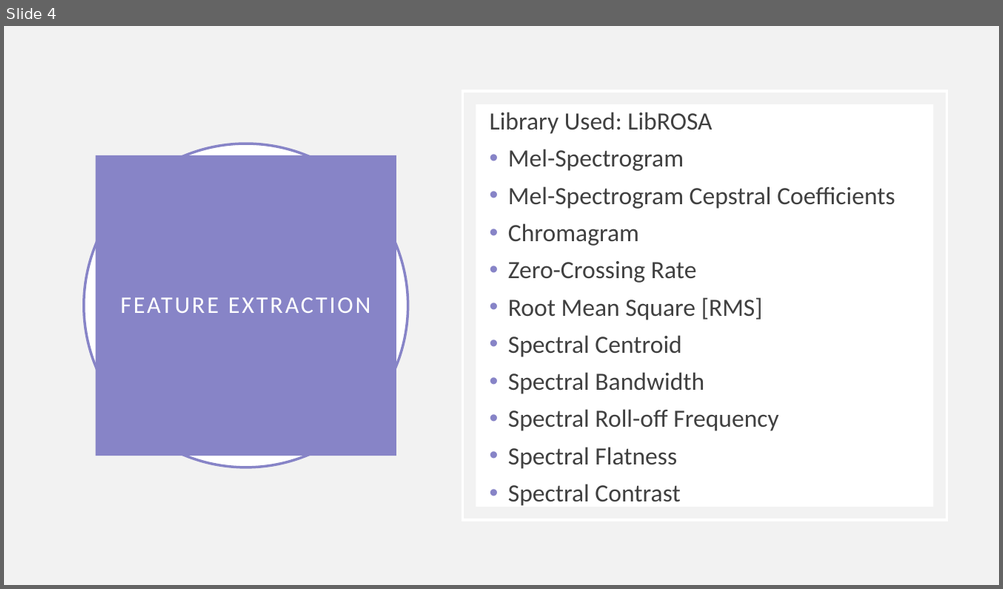
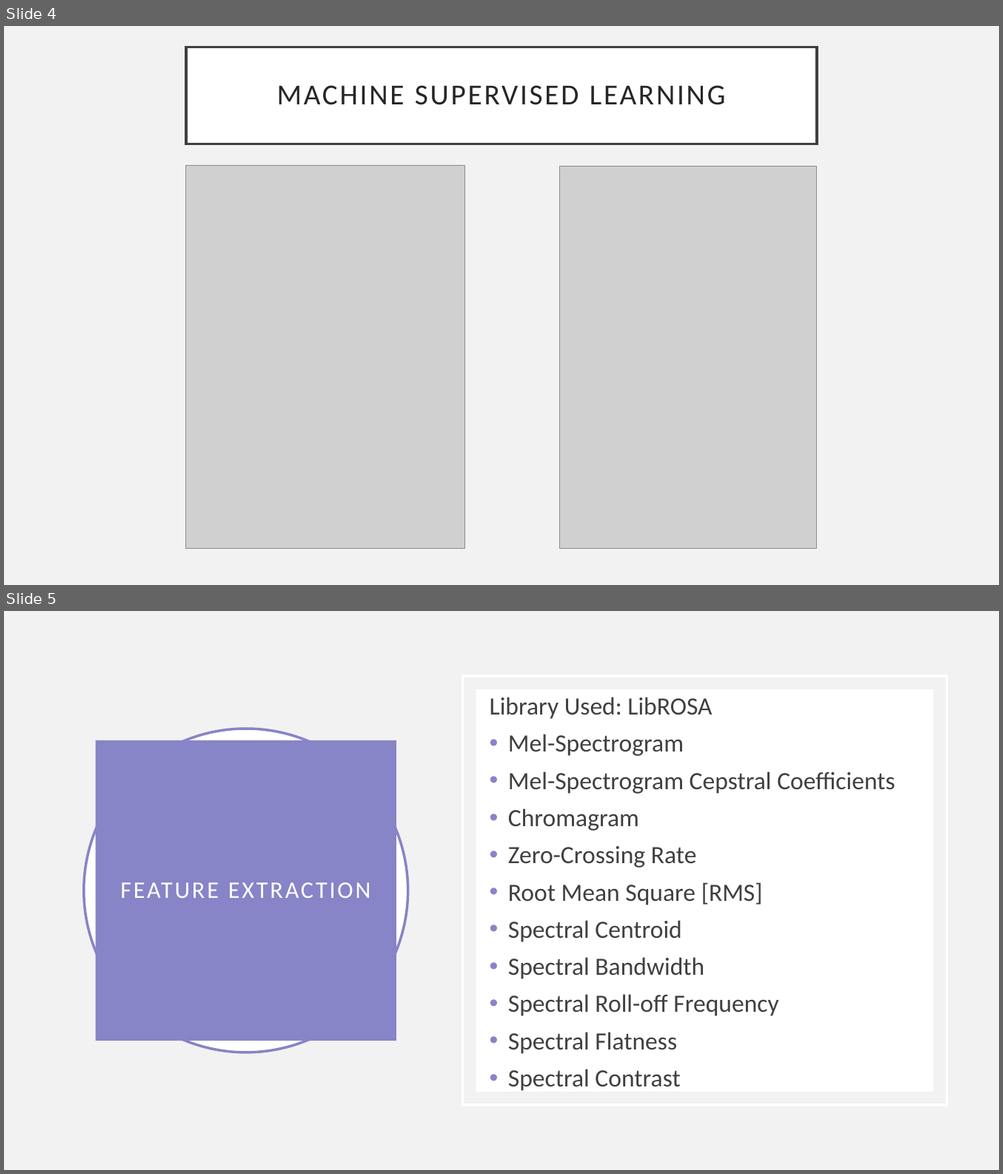
Before and after one commit to paweljuda/MLDogBarkIdentification, a slide deck: Audio Dog Bark Identification.pptx. Shown one above the other, each under a label of ours: slide 4 before the commit, slides 4 and 5 after it. The pictures are 1003x589 and 1003x1174 pixels, drawn with LibreOffice and Linux fonts; fonts in the diff are those of the drawing; grey boxes stand for pictures. Boxes give left, top, right and bottom in pixels: in the first picture for what was removed or moved away, otherwise in the second. Text is boxed around its words. In the diff, an @@ line names an element or a change of style, - is before the commit and + after.

```diff
--- a/Audio Dog Bark Identification.pptx
+++ b/Audio Dog Bark Identification.pptx
@@ slide 4 added at (4,26,999,585), background #F2F2F2 @@
@@ title added at (186,47,817,144), fill #FFFFFF, outline #404040 2.5 pt, 28 pt, text #262626 @@
+MACHINE SUPERVISED LEARNING
@@ picture added at (186,166,465,549) @@
@@ picture added at (559,167,817,549) @@
@@ what was slide 4 is now slide 5 @@
```
Also in this commit, not shown: 1 other file.
